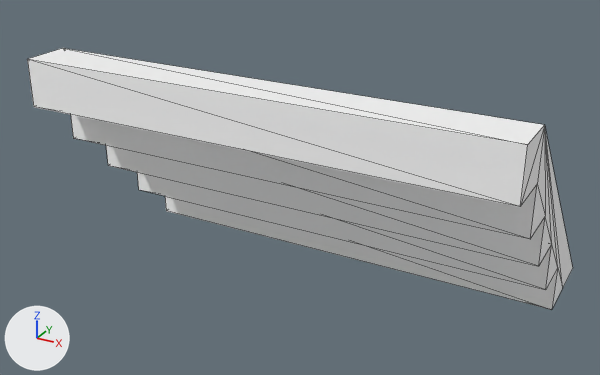
An edit to the glTF model assets/units/pd2_mod_mockup/tileset/mkp_stair_top_a.glb, drawn before and after from the same camera.
Rendered twice from a camera (50 mm lens) standing at (8.52, -3.32, 7.86) and looking at (6.93, -0.43, 6.42). The lights are fixed; the arrows at lower left show +X, +Y and +Z. Mesh edges are drawn as thin lines. Where no turn or scale is listed for an object, it has been applied to the vertices.

In view in the first picture: 'g_stair_top_a'.
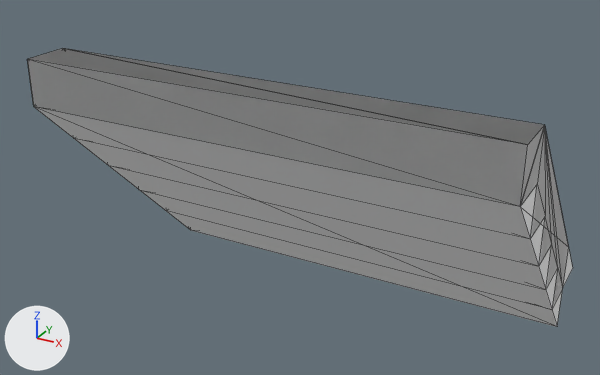
Where the change shows, as pixel boxes (x1, y1, x2, y2) in the pictures (600 x 375 px):
'c_stair_top_a', added
    after: (34, 107, 569, 327)

What the commit changed:
Mesh me_g_g_016 is new.
It has 10 vertices, 16 faces and spans x 0.0..2.0, y -1.0..0.0, z -0.2..1.0.
It uses material mat_mat_mkp.
Object 'c_stair_top_a' (ob_c_stair_top_a) is new; it shows me_g_g_016.
Its location is (6.0, 0.0, 6.0).
